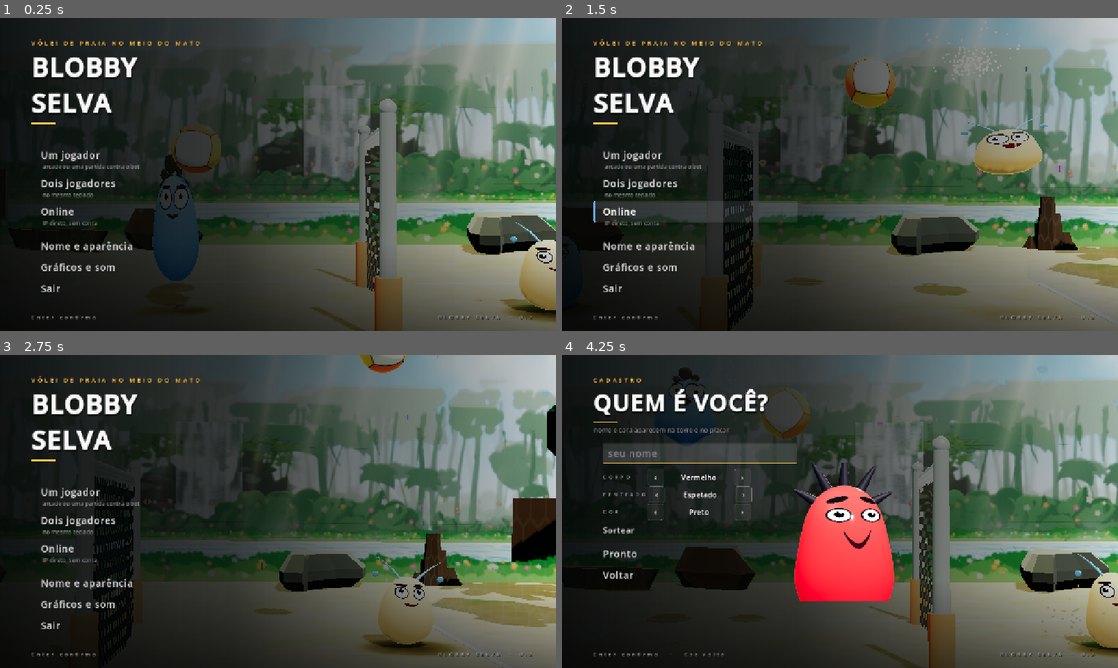
Above: before the commit, frames 1-4 (two rows, left to right).
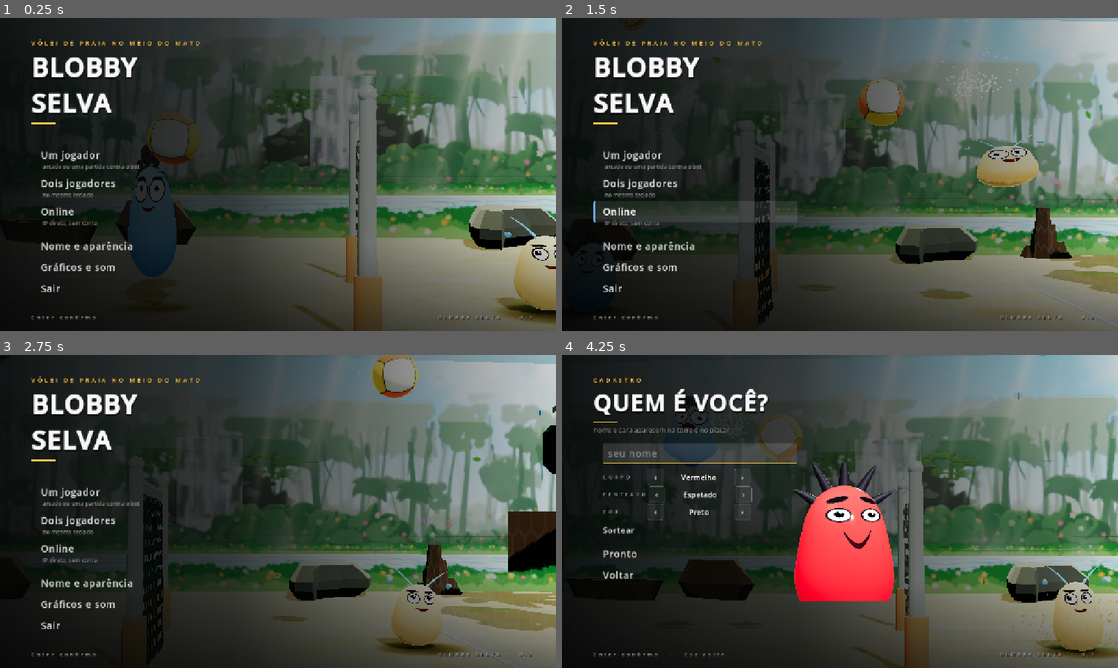
Above: after the commit, the same moments.

Repository: esquyna360/blobbyvolleyremake
Game: Godot game, scene res://scenes/main.tscn
Same seed, same stepped clock (60 frames per second), same inputs: the game is played once before the commit and once after it.
Inputs (mouse positions are in pixels of both pictures, inside the frame that each line leads up to):
- Up to frame 1 (0.25 s): no input
- Up to frame 2 (1.5 s): tap Enter at 0.5 s; move the mouse to (962, 158) at 0.52 s; hold D (p1_right) 0.53-1.25 s; tap 1 (emote_0) at 0.6 s; click (962, 158) at 0.67 s; drag from (728, 190) to (812, 237) at 1.27 s
- Up to frame 3 (2.75 s): move the mouse to (333, 442) at 2.02 s; hold D (p1_right) from 2.03 s (still down); tap 3 (emote_2) at 2.1 s
- Up to frame 4 (4.25 s): release D (p1_right) at 2.75 s; drag from (812, 574) to (673, 464) at 2.77 s; move the mouse to (1006, 558) at 3.52 s; hold A (p1_left) from 3.53 s (still down); tap Space (p1_special) at 3.6 s; tap Escape (pause) at 4.15 s

The runs differ from the first frame. In frame 1, 23% of the frame differs, in the area x 14-100%, y 4-100%; in frame 2, 26%; in frame 3, 26%, in the area x 16-100%, y 0-96%; in frame 4, 25%.

Commit message:
Godot: câmera enquadra os dois blobs e a bola em vez de perseguir só a bola
Co-Authored-By: Claude Fable 5.1 <noreply@anthropic.com>
Claude-Session: https://claude.ai/code/session_01WDkUKagp5PZtnQxidX1rYS

Diff:
--- a/godot/render/arena.gd
+++ b/godot/render/arena.gd
@@ -6,17 +6,18 @@
 
 const CAM_FOV := 26.0
 const CAM_Z := 12.8
-const CAM_Z_MAX := 19.5
+const CAM_Z_MAX := 24.0
 const CAM_TOP_MIN := 5.1
 const CAM_TOP_PAD := 0.9
-const CAM_TOP_MAX := 8.1
-const CAM_BALL_TOP := 6.8
+const CAM_TOP_MAX := 9.2
+const CAM_BALL_TOP := 8.0
 const CAM_BOTTOM := 0.55
 const CAM_MARGIN := 0.4
 const CAM_LOOK := 0.34
 const CAM_EYE_Y := 3.3
 const CAM_LOOK_Y := 2.3
 const CAM_NEED := 0.74
+const CAM_BOX_PAD := 1.35
 const OPEN_HALF := BV.OPEN_MARGIN * Map.S
 
 const EMOJI := ["laugh", "cry", "rage", "finger", "taunt"]
@@ -667,12 +668,13 @@
 ## (CAM_NEED), não ela inteira. A folga entre a janela e a lateral da quadra
 ## é o quanto ela anda de lado. Na vertical o quadro vai de um palmo abaixo
 ## do chão até `_cam_top`; a distância e a altura do olhar saem daí.
-func _fit_arena(aspect: float, vt: float) -> void:
+func _fit_arena(aspect: float, vt: float, box_half: float, dt: float) -> void:
 	var half := Map.court_half_w() + CAM_MARGIN + _open_extra
-	var need := Map.court_half_w() * CAM_NEED + CAM_MARGIN
+	var need := maxf(Map.court_half_w() * CAM_NEED + CAM_MARGIN, box_half)
 	var ht := vt * maxf(0.5, aspect)
 	var zv := (_cam_top + CAM_BOTTOM) / (2.0 * vt)
-	_cam_z = minf(CAM_Z_MAX, maxf(maxf(CAM_Z, need / ht), zv))
+	var want_z := minf(CAM_Z_MAX, maxf(maxf(CAM_Z, need / ht), zv))
+	_cam_z += (want_z - _cam_z) * (1.0 - exp(-dt * (6.0 if want_z > _cam_z else 1.6)))
 	_cam_span = maxf(0.0, half - _cam_z * ht)
 	_cam_ly = vt * _cam_z - CAM_BOTTOM
 
@@ -706,10 +708,12 @@
 		CAM_TOP_MIN, CAM_TOP_MAX)
 	_cam_top += (want_top - _cam_top) * (1.0 - exp(-dt * (7.0 if want_top > _cam_top else 1.1)))
 	var fov := CAM_FOV - minf(ball_speed, 22.0) * 0.03 - tension * 0.8
-	_fit_arena(aspect, tan(deg_to_rad(fov) * 0.5))
-
-	var mid := (Map.gx(w.blob_x[BV.LEFT]) + Map.gx(w.blob_x[BV.RIGHT])) * 0.5
-	_cam_target_x = lerpf(_cam_target_x, bx * 0.5 + mid * 0.3, 1.0 - exp(-dt * 3.4))
+	var lx := minf(minf(Map.gx(w.blob_x[BV.LEFT]), Map.gx(w.blob_x[BV.RIGHT])) - CAM_BOX_PAD, bx - 0.9)
+	var rx := maxf(maxf(Map.gx(w.blob_x[BV.LEFT]), Map.gx(w.blob_x[BV.RIGHT])) + CAM_BOX_PAD, bx + 0.9)
+	_fit_arena(aspect, tan(deg_to_rad(fov) * 0.5), (rx - lx) * 0.5, dt)
+
+	var mid := (lx + rx) * 0.5
+	_cam_target_x = lerpf(_cam_target_x, mid * 0.8 + bx * 0.2, 1.0 - exp(-dt * 3.4))
 	var sway := sin(time * 0.31) * 0.09 + sin(time * 0.17) * 0.05
 	var sway_y := sin(time * 0.23 + 1.7) * 0.05
 
Not shown, changed: godot-web/index.html
Not shown, changed: godot-web/index.pck
